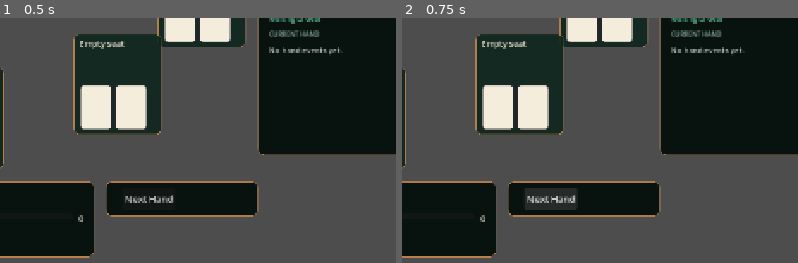
Above: before the commit, frames 1-2 (left to right).
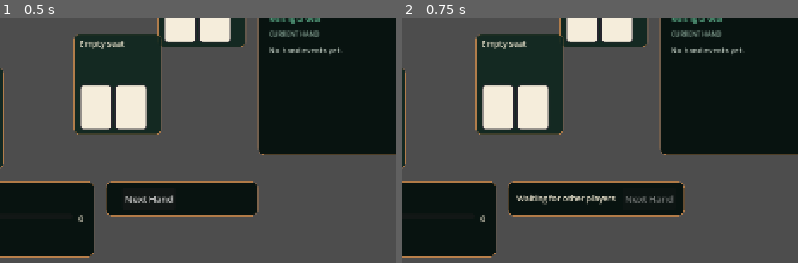
Above: after the commit, the same moments.

Repository: nephrium83/texas-holdem
Game: Godot game, scene res://main.tscn
The game is run twice, just before and just after one commit, with the same random seed, the same clock (stepped at 60 frames per second) and the same inputs.
Inputs:
- Up to frame 1 (0.5 s): no input
- Up to frame 2 (0.75 s): click "Next Hand" at 0.5 s
The pictures show only the part of the screen within x 42-92%, y 50-100%; the shares and areas given below are measured in that part.

Frame 1 is identical in both runs. In frame 2, 2.4% of the frame differs, in the area x 28-72%, y 66-82%.

Commit message:
feat(godot): latch Next Hand while the table waits for the other players
Next Hand only emitted: the button stayed enabled after a press, and every
snapshot of the settled hand that arrived afterwards re-rendered it as an
invitation to press again. With several humans at a table, whoever presses
first is waiting for the rest and had no sign of it.

A press now disables the button and says "Waiting for other players" until
turn.state leaves hand_complete/voided, or the hand number changes -- a
redeal that voids again shows no other state in between. Main releases the
latch when the sidecar answers next_hand with ok=false (not_ready), since
nothing else would.

Controls: test_snapshots_of_the_same_hand_keep_the_latch fails if a snapshot
may re-enable the button; test_a_redeal_that_voids_again_offers_the_button_
again fails without the hand-number check; test_a_not_ready_next_hand_result_
releases_the_latch fails without Main's release.

Co-Authored-By: Claude Opus 5.5 <noreply@anthropic.com>

Diff:
--- a/godot/main.gd
+++ b/godot/main.gd
@@ -41,7 +41,7 @@
 	_betting_controls.apply_legal(you.get("legal", {}))
 	var turn: Dictionary = snapshot.get("turn", {})
 	var turn_state := str(turn.get("state", "lobby"))
-	_next_hand_control.apply_turn_state(turn_state)
+	_next_hand_control.apply_turn_state(turn_state, int(snapshot.get("hand_num", 0)))
 	_lobby_control.apply_turn_state(turn_state)
 
 
@@ -70,10 +70,16 @@
 
 
 func _on_command_result_received(result: Dictionary) -> void:
-	if str(result.get("command", "")) != "start_game":
+	var command := str(result.get("command", ""))
+	var ok := bool(result.get("ok", false))
+	if command == "start_game":
+		if not ok:
+			_lobby_control.start_failed(_start_failure_text(result))
 		return
-	if not bool(result.get("ok", false)):
-		_lobby_control.start_failed(_start_failure_text(result))
+	# The Next Hand button latched on press; a refusal (not_ready) means the
+	# table is not moving on, so nothing else would ever release it.
+	if command == "next_hand" and not ok:
+		_next_hand_control.release()
 
 
 ## The sidecar going away mid-start is the one failure that produces no
--- a/godot/test/unit/test_main.gd
+++ b/godot/test/unit/test_main.gd
@@ -147,6 +147,41 @@
 	assert_eq(fake.calls, [["next_hand"]])
 
 
+func test_a_not_ready_next_hand_result_releases_the_latch():
+	var main := _main()
+	var fake: FakeSidecar = FakeSidecarScript.new()
+	main._sidecar = fake
+	var snapshot := _heads_up_snapshot()
+	snapshot["turn"]["state"] = "hand_complete"
+	main._on_snapshot_received(snapshot)
+	var button: Button = main.get_node("%NextHandControl/Margin/Content/NextHandButton")
+	button.pressed.emit()
+	assert_true(button.disabled)
+
+	main.get_node("%SidecarClient").command_result_received.emit({
+		"type": "command_result", "command": "next_hand",
+		"ok": false, "verdict": "not_ready",
+	})
+	assert_false(button.disabled, "a refused next_hand left the button latched")
+
+
+func test_a_started_next_hand_result_keeps_the_latch_until_the_hand_moves():
+	var main := _main()
+	var fake: FakeSidecar = FakeSidecarScript.new()
+	main._sidecar = fake
+	var snapshot := _heads_up_snapshot()
+	snapshot["turn"]["state"] = "hand_complete"
+	main._on_snapshot_received(snapshot)
+	var button: Button = main.get_node("%NextHandControl/Margin/Content/NextHandButton")
+	button.pressed.emit()
+	main.get_node("%SidecarClient").command_result_received.emit({
+		"type": "command_result", "command": "next_hand",
+		"ok": true, "verdict": "started",
+	})
+	main._on_snapshot_received(snapshot)
+	assert_true(button.disabled)
+
+
 # ---------------------------------------------------------------- lobby start
 # The edge that was missing entirely: Main must route the lobby control's
 # press to the sidecar. Everything below the socket was already proven by
--- a/godot/test/unit/test_next_hand_control.gd
+++ b/godot/test/unit/test_next_hand_control.gd
@@ -55,3 +55,59 @@
 	control.apply_turn_state("hand_complete")
 	control.get_node("%NextHandButton").pressed.emit()
 	assert_signal_emitted(control, "next_hand_pressed")
+
+
+# ------------------------------------------------------------- the latch
+# Every human presses Next Hand. One who presses first waits for the rest
+# while snapshots of the same settled hand keep arriving.
+
+func test_a_press_latches_the_button_and_says_it_is_waiting():
+	var control := _control()
+	control.apply_turn_state("hand_complete", 3)
+	control.get_node("%NextHandButton").pressed.emit()
+	assert_true(control.get_node("%NextHandButton").disabled)
+	assert_eq(control.get_node("%MessageLabel").text, "Waiting for other players")
+
+
+func test_snapshots_of_the_same_hand_keep_the_latch():
+	var control := _control()
+	control.apply_turn_state("hand_complete", 3)
+	control.get_node("%NextHandButton").pressed.emit()
+	control.apply_turn_state("hand_complete", 3)
+	control.get_node("%NextHandButton").pressed.emit()
+	assert_true(control.get_node("%NextHandButton").disabled,
+		"a snapshot re-enabled a latched Next Hand")
+	assert_eq(control.get_node("%MessageLabel").text, "Waiting for other players")
+	assert_signal_emit_count(control, "next_hand_pressed", 1)
+
+
+func test_leaving_the_settled_state_clears_the_latch():
+	var control := _control()
+	control.apply_turn_state("hand_complete", 3)
+	control.get_node("%NextHandButton").pressed.emit()
+	control.apply_turn_state("dealing", 4)
+	control.apply_turn_state("hand_complete", 4)
+	assert_false(control.get_node("%NextHandButton").disabled)
+	assert_eq(control.get_node("%MessageLabel").text, "Hand complete")
+
+
+func test_a_redeal_that_voids_again_offers_the_button_again():
+	## No other state is seen between the two voids, so only the new hand
+	## number says the table moved on.
+	var control := _control()
+	control.apply_turn_state("voided", 3)
+	control.get_node("%NextHandButton").pressed.emit()
+	control.apply_turn_state("voided", 4)
+	assert_false(control.get_node("%NextHandButton").disabled)
+	assert_eq(control.get_node("%MessageLabel").text, "Hand voided")
+
+
+func test_release_after_a_refusal_lets_the_player_press_again():
+	var control := _control()
+	control.apply_turn_state("hand_complete", 3)
+	control.get_node("%NextHandButton").pressed.emit()
+	control.release()
+	assert_false(control.get_node("%NextHandButton").disabled)
+	assert_eq(control.get_node("%MessageLabel").text, "Hand complete")
+	control.get_node("%NextHandButton").pressed.emit()
+	assert_signal_emit_count(control, "next_hand_pressed", 2)
--- a/godot/ui/next_hand_control.gd
+++ b/godot/ui/next_hand_control.gd
@@ -10,31 +10,45 @@
 
 signal next_hand_pressed
 
+const WAITING_TEXT := "Waiting for other players"
+const _ADVANCEABLE_STATES := ["hand_complete", "voided"]
+
 @onready var _button: Button = %NextHandButton
 @onready var _message_label: Label = %MessageLabel
+
+## Latches the press until the table moves on. Every human at the table
+## presses Next Hand, so one who presses first waits for the rest -- and
+## each snapshot arriving meanwhile would otherwise re-enable the button.
+var _requested := false
+## The hand the latch was set on. A redeal that voids again before any other
+## state is seen is still a new hand, and must offer the button again.
+var _requested_hand := 0
+var _state := ""
+var _hand_num := 0
 
 
 func _ready() -> void:
 	_button.pressed.connect(_on_button_pressed)
 
 
-## state is turn.state from a snapshot (section 5's turn-state table).
-## Only "hand_complete" and "voided" leave a next_hand command to send;
-## "eliminated" and "match_complete" are terminal-for-this-seat
-## spectator states shown without a control, and every mid-hand state
-## (your_turn, waiting, dealing, lobby, ...) hides this entirely.
-func apply_turn_state(state: String) -> void:
+## state is turn.state from a snapshot (section 5's turn-state table), and
+## hand_num the snapshot's hand_num. Only "hand_complete" and "voided" leave
+## a next_hand command to send; "eliminated" and "match_complete" are
+## terminal-for-this-seat spectator states shown without a control, and
+## every mid-hand state (your_turn, waiting, dealing, lobby, ...) hides this
+## entirely. Leaving the settled state, or a new hand, clears the latch.
+func apply_turn_state(state: String, hand_num: int = 0) -> void:
+	if _requested and (
+		state not in _ADVANCEABLE_STATES or hand_num != _requested_hand
+	):
+		_requested = false
+	_state = state
+	_hand_num = hand_num
 	match state:
 		"hand_complete":
-			visible = true
-			_button.visible = true
-			_button.disabled = false
-			_message_label.text = "Hand complete"
+			_show_advance("Hand complete")
 		"voided":
-			visible = true
-			_button.visible = true
-			_button.disabled = false
-			_message_label.text = "Hand voided"
+			_show_advance("Hand voided")
 		"eliminated":
 			visible = true
 			_button.visible = false
@@ -47,5 +61,25 @@
 			visible = false
 
 
+## Release the latch after a next_hand that did not take (the sidecar said
+## not_ready), so the player is not left on a disabled button.
+func release() -> void:
+	_requested = false
+	apply_turn_state(_state, _hand_num)
+
+
+func _show_advance(message: String) -> void:
+	visible = true
+	_button.visible = true
+	_button.disabled = _requested
+	_message_label.text = WAITING_TEXT if _requested else message
+
+
 func _on_button_pressed() -> void:
+	if _requested:
+		return
+	_requested = true
+	_requested_hand = _hand_num
+	_button.disabled = true
+	_message_label.text = WAITING_TEXT
 	next_hand_pressed.emit()
